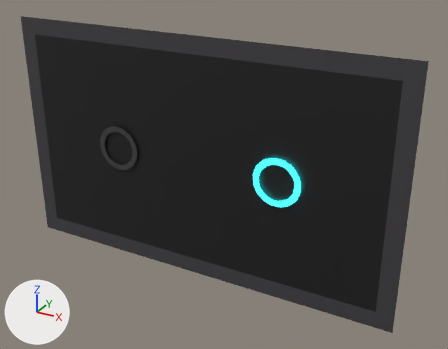
A saved change to the glTF model assets/levels/Lobby.glb.
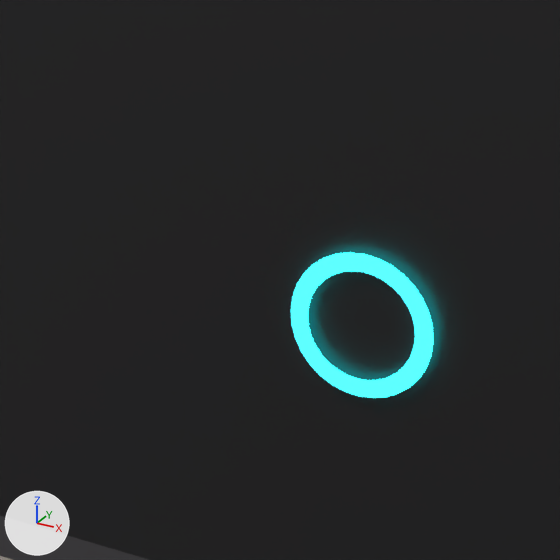
Old and new are each drawn whole from a camera (50 mm lens) standing at (991.0, -1585.0, 783.0) and looking at (95.0, 42.0, -31.0) and again close up on the part from 35% to 77% of the width and 21% to 75% of the height. The lights are fixed; the arrows at lower left show +X, +Y and +Z. Where no turn or scale is listed for an object, it has been applied to the vertices.

Names of what the first close-up shows: 'Circle', 'LobbyBackground', 'LobbyBorder'.
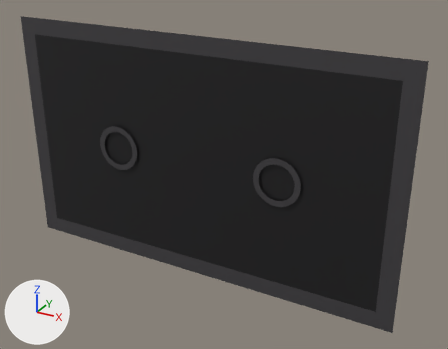
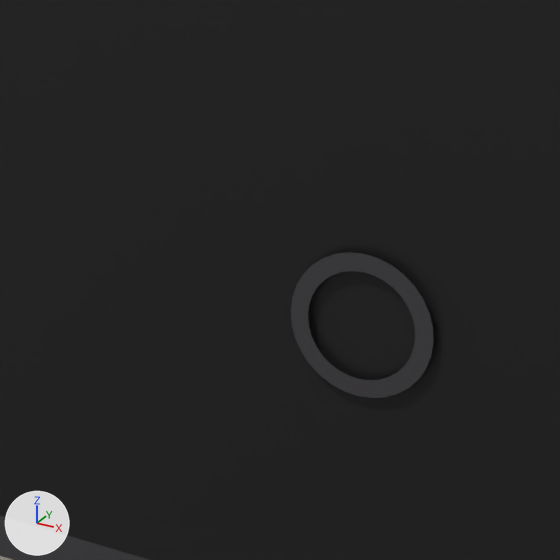
The change in detail:
me_circle has 64 vertices, 64 faces and spans x -80.0..80.0, y 0.0, z -80.0..80.0.
me_circle no longer uses material mat_crate (cyan #25e2e7).
me_circle now uses material mat_lobbyborder (black #403e41).

Location of each change, (x1, y1, x2, y2) in pixels of the close-ups (560 x 560 px):
'Circle', recoloured (cyan to black)
    both: (291, 252, 434, 398)
